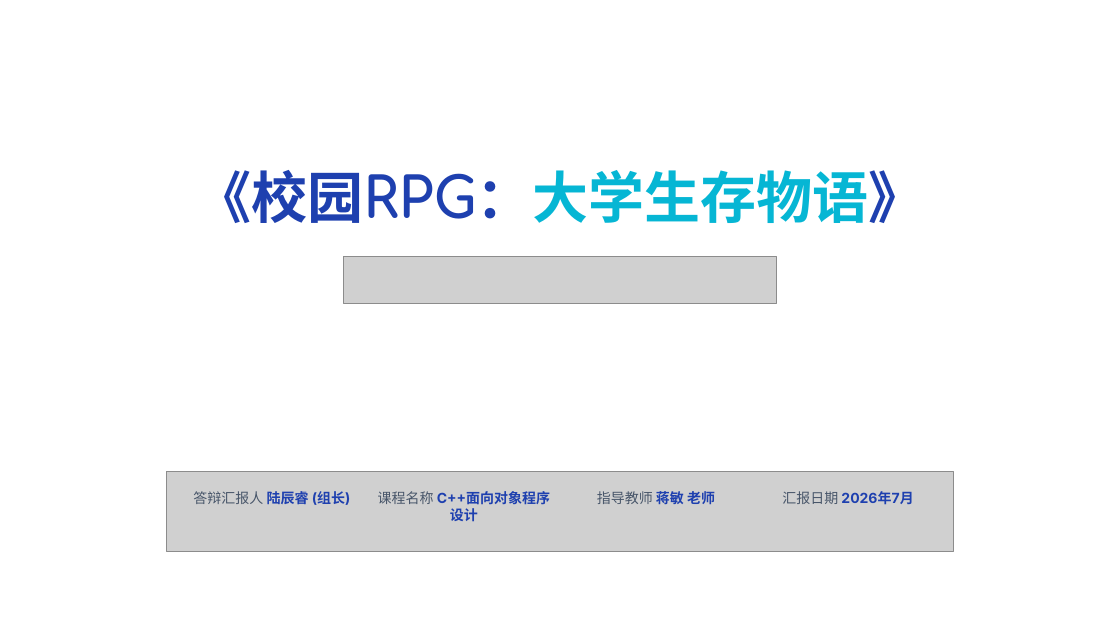
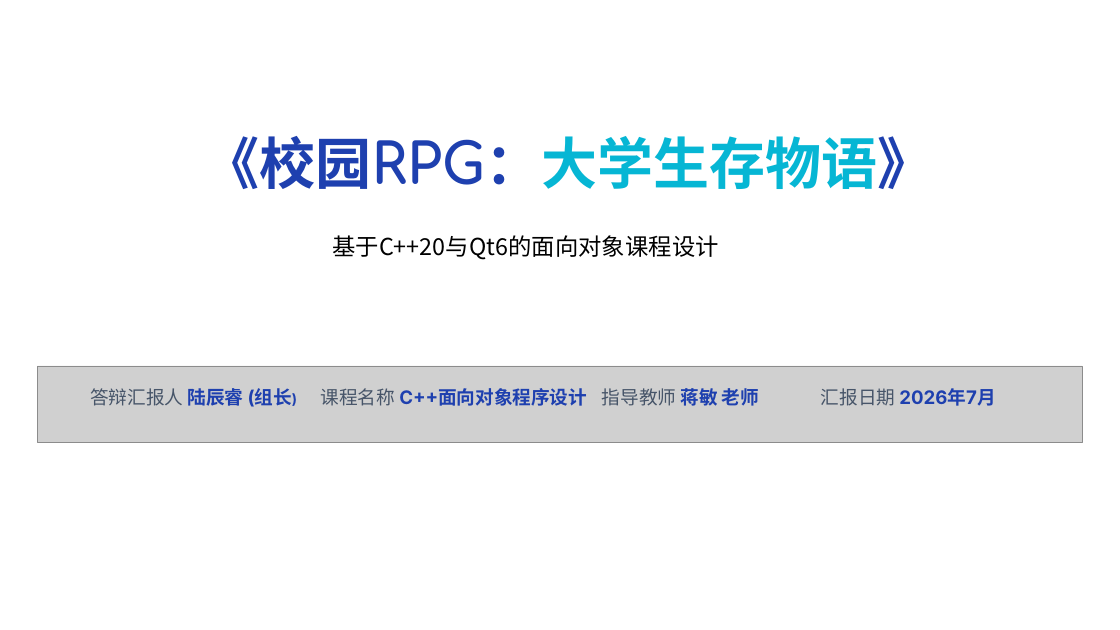
Before and after one commit to luqie0106/CampusRPG_Simultaneously, a slide deck: slide 1 of 校园RPG：大学生存物语项目答辩.pptx. Drawn at 1120x630 pixels with LibreOffice and Linux fonts; fonts in the diff are those of the drawing; grey boxes stand for pictures; background and template pictures are left out. Boxes give left, top, right and bottom in pixels: in the first picture for what was removed or moved away, otherwise in the second. Text is boxed around its words. In the diff, an @@ line names an element or a change of style, - is before the commit and + after.

```diff
--- a/校园RPG：大学生存物语项目答辩.pptx
+++ b/校园RPG：大学生存物语项目答辩.pptx
@@ text "《校园RPG：大学生存物语》": place and size @@
-text "《校园RPG：大学生存物语》" at (195,170,925,223)
+text "《校园RPG：大学生存物语》" at (203,136,933,189)
@@ text added at (332,235,718,260), 20 pt, text #000000 @@
+基于C++20与Qt6的面向对象课程设计
@@ picture removed at (344,256,777,303) @@
@@ picture: place and size @@
-picture at (166,471,954,551)
+picture at (38,366,1083,443)
@@ size 12 to 16 pt in 4 elements at (602,388,759,406), (321,388,587,406), (821,388,995,406), (90,388,292,407) @@
@@ text "答辩汇报人 陆辰睿 (组长)": place and size @@
-text "答辩汇报人 陆辰睿 (组长)" at (193,490,351,508)
+text "答辩汇报人 陆辰睿 (组长)" at (90,388,292,407)
@@ text "课程名称 C++面向对象程序设计": place and size @@
-text "课程名称 C++面向对象程序设计" at (378,491,550,522)
+text "课程名称 C++面向对象程序设计" at (321,388,587,406)
@@ text "指导教师 蒋敏 老师": place and size @@
-text "指导教师 蒋敏 老师" at (597,491,715,504)
+text "指导教师 蒋敏 老师" at (602,388,759,406)
@@ text "汇报日期 2026年7月": place and size @@
-text "汇报日期 2026年7月" at (782,491,913,505)
+text "汇报日期 2026年7月" at (821,388,995,406)
```
Also in this commit, not shown: 12 other slides changed.
